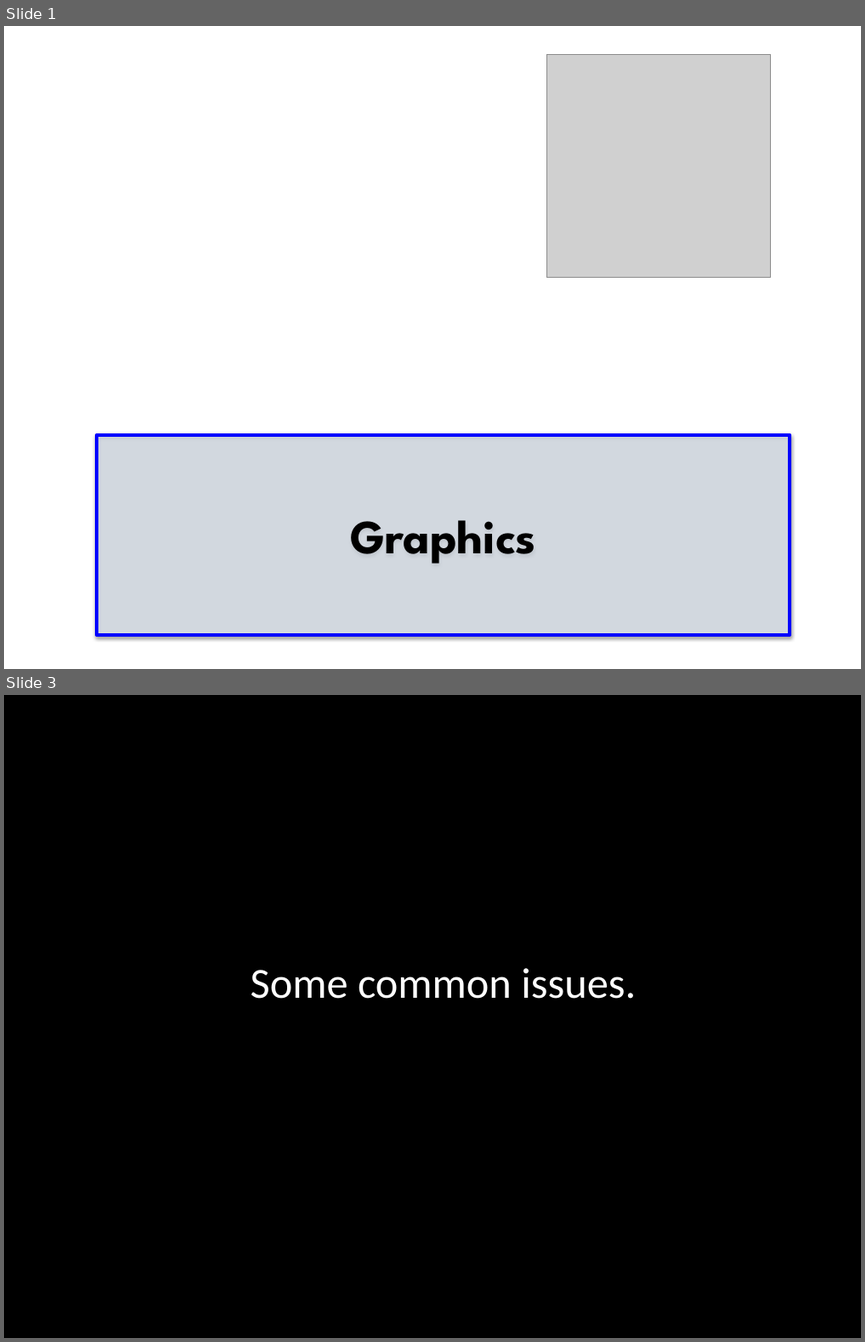
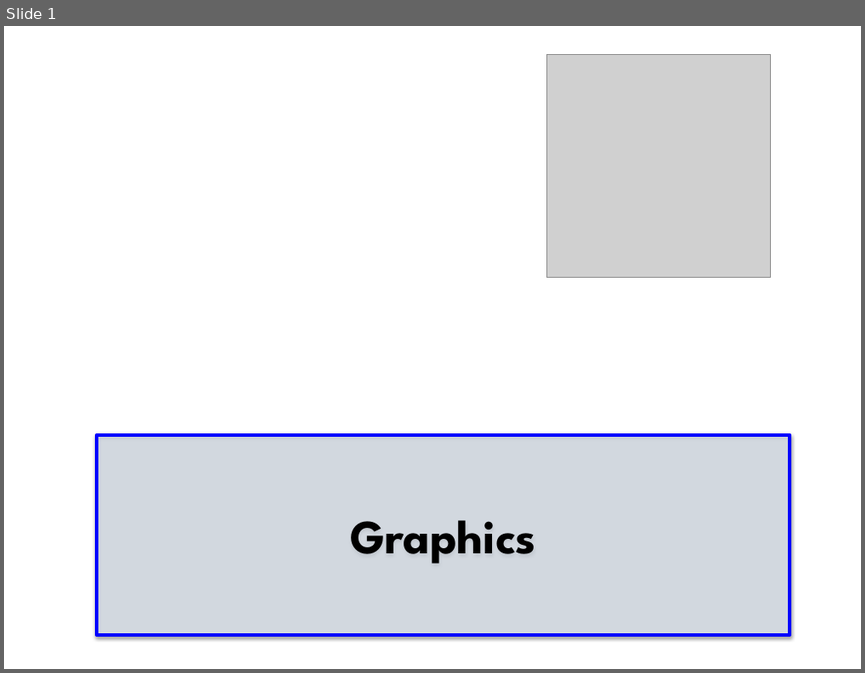
Before and after one commit to brycecr/csbridge2017, a slide deck: slides/Graphics.pptx. Shown one above the other, each under a label of ours: slides 1 and 3 before the commit, slide 1 after it; the slides between them are not shown. The pictures are 865x1342 and 865x673 pixels, drawn with LibreOffice and Linux fonts; fonts in the diff are those of the drawing; grey boxes stand for pictures; background and template pictures are left out. Boxes give left, top, right and bottom in pixels: in the first picture for what was removed or moved away, otherwise in the second. Text is boxed around its words. In the diff, an @@ line names an element or a change of style, - is before the commit and + after.

```diff
--- a/slides/Graphics.pptx
+++ b/slides/Graphics.pptx
@@ slide 3 removed at bbox=[4, 695, 861, 1338], background #FFFFFF @@
@@ rectangle removed at bbox=[4, 695, 861, 1338] @@
@@ text removed at bbox=[250, 968, 636, 998] @@
-Some common issues.
```
Also in this commit, not shown: 5 slides added, 3 other slides removed.
